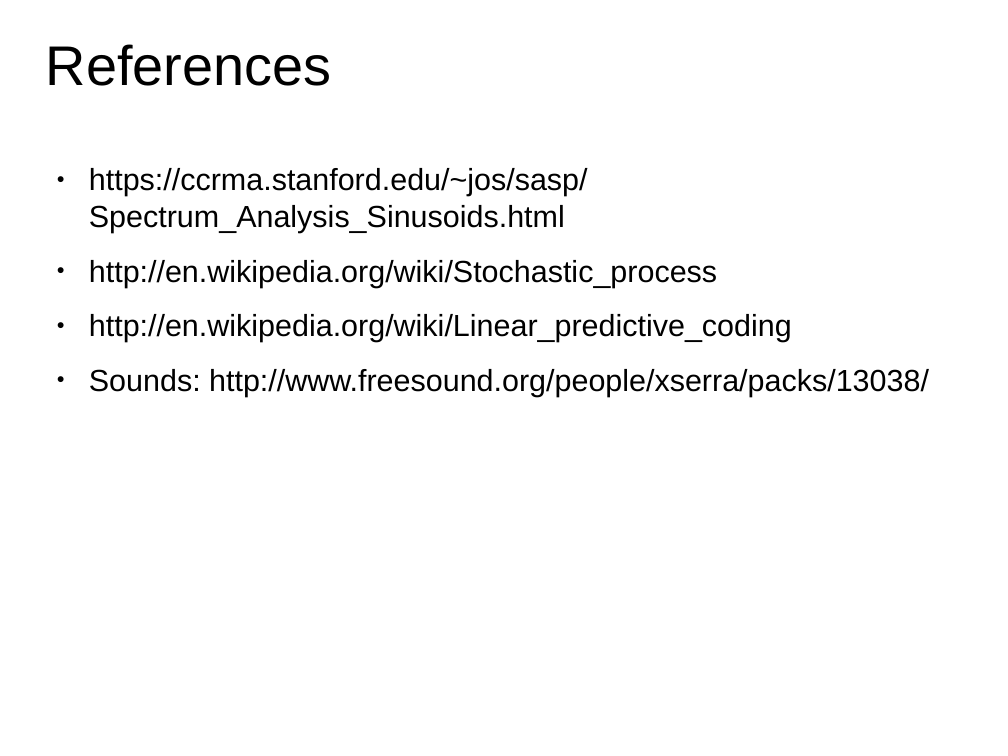
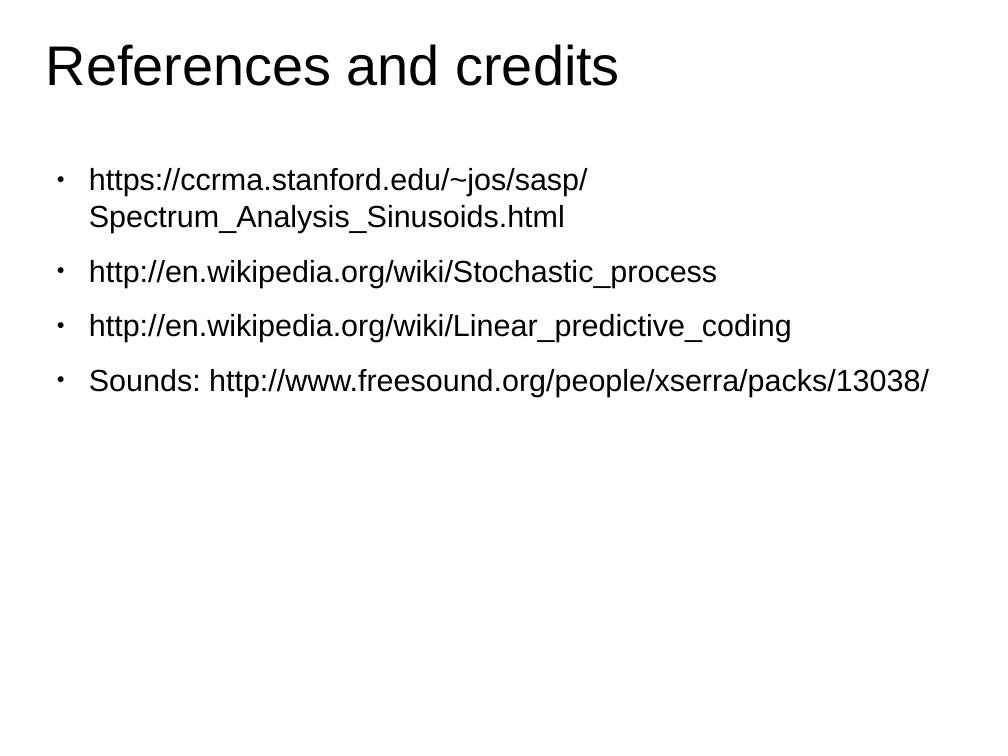
Before and after one commit to MTG/sms-tools, a slide deck: slide 13 of lectures/7-Sinusoidal-plus-residual-model/Sinusoidal-plus-Residual-model-1.odp (slide 12 before the commit). Drawn at 1008x756 pixels with LibreOffice and Linux fonts; fonts in the diff are those of the drawing. Boxes give left, top, right and bottom in pixels: in the first picture for what was removed or moved away, otherwise in the second. Text is boxed around its words. In the diff, an @@ line names an element or a change of style, - is before the commit and + after.

```diff
--- a/lectures/7-Sinusoidal-plus-residual-model/Sinusoidal-plus-Residual-model-1.odp
+++ b/lectures/7-Sinusoidal-plus-residual-model/Sinusoidal-plus-Residual-model-1.odp
@@ title at box(46, 44, 619, 86): text changed @@
-References
+References and credits
```
Also in this commit, not shown: 2 other slides changed, 1 slide added, 1 slide removed, 31 other files.
